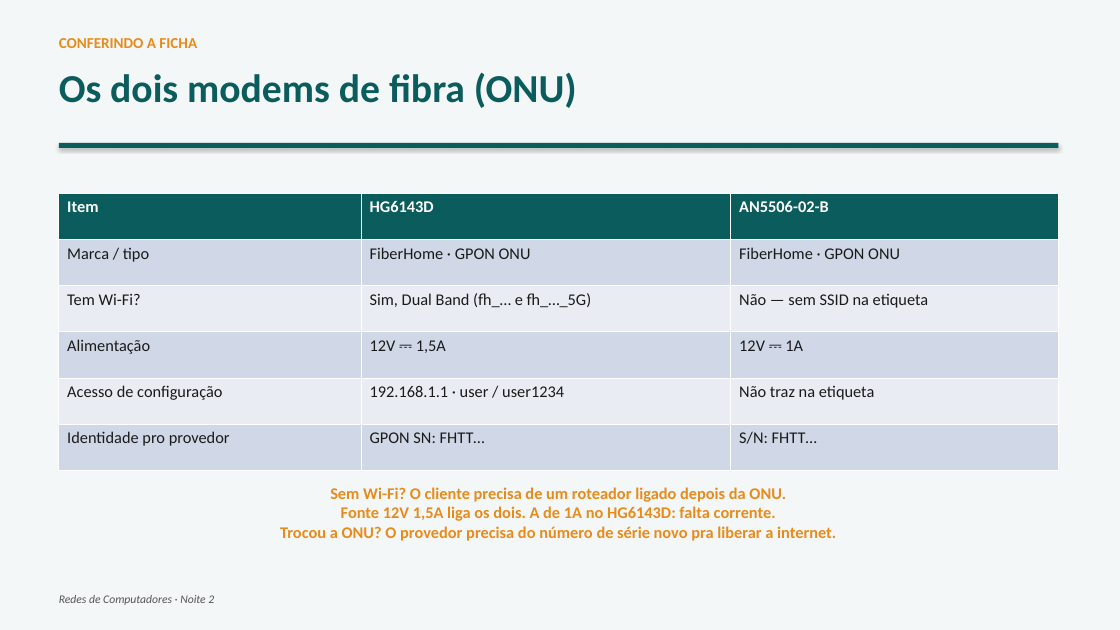
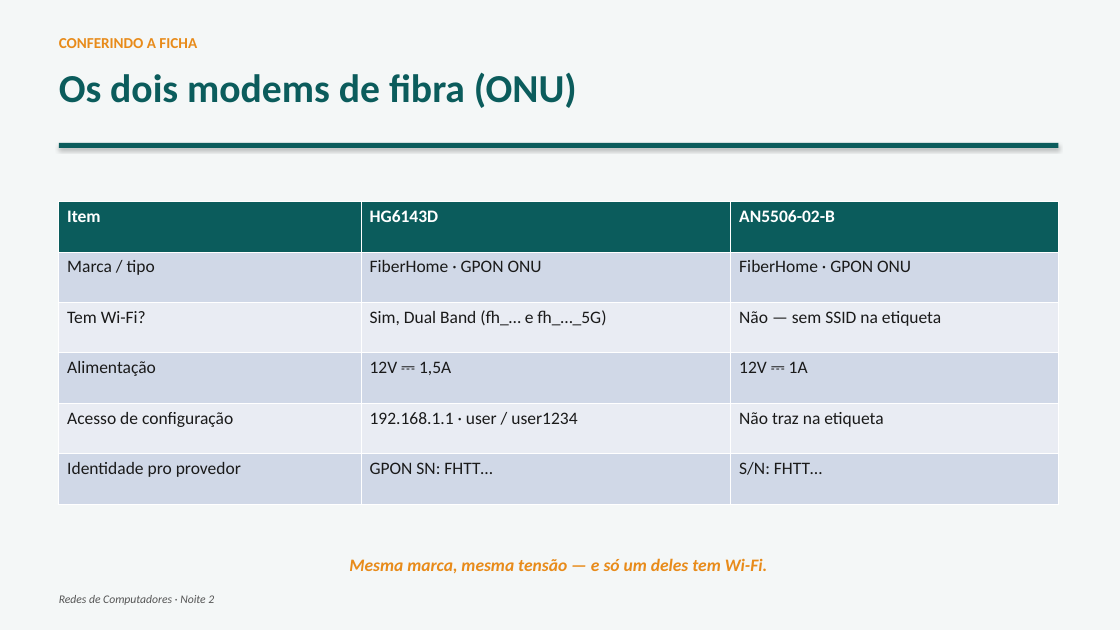
Before and after one commit to joninedel-prog/gerador_contratos, a slide deck: slide 21 of Aula - Redes 2 - Como a internet chega.pptx. Drawn at 1120x630 pixels with LibreOffice and Linux fonts; fonts in the diff are those of the drawing. Boxes give left, top, right and bottom in pixels: in the first picture for what was removed or moved away, otherwise in the second. Text is boxed around its words. In the diff, an @@ line names an element or a change of style, - is before the commit and + after.

```diff
--- a/Aula - Redes 2 - Como a internet chega.pptx
+++ b/Aula - Redes 2 - Como a internet chega.pptx
@@ table at box(59, 202, 1059, 504) @@
@@ size 14 to 15 pt @@
@@ table: place and size @@
-table at box(59, 193, 1059, 471)
+table at box(59, 202, 1059, 504)
@@ text at box(349, 558, 767, 573): text changed; size 14 to 15 pt; italic on @@
-Sem Wi-Fi? O cliente precisa de um roteador ligado depois da ONU.
-Fonte 12V 1,5A liga os dois. A de 1A no HG6143D: falta corrente.
-Trocou a ONU? O provedor precisa do número de série novo pra liberar a internet.
+Mesma marca, mesma tensão — e só um deles tem Wi-Fi.
```
Also in this commit, not shown: 1 other slide changed, 1 slide added, 4 other files.
